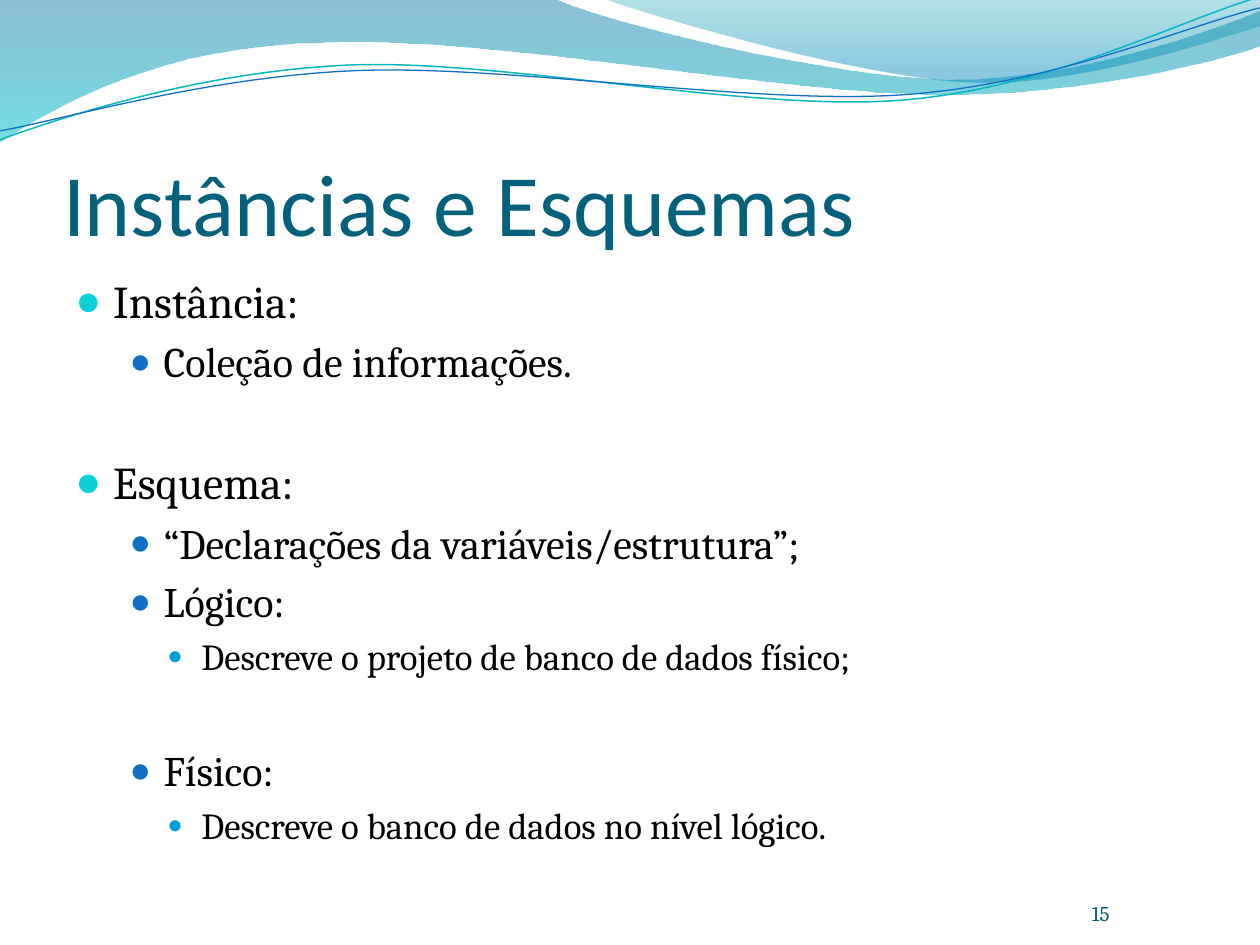
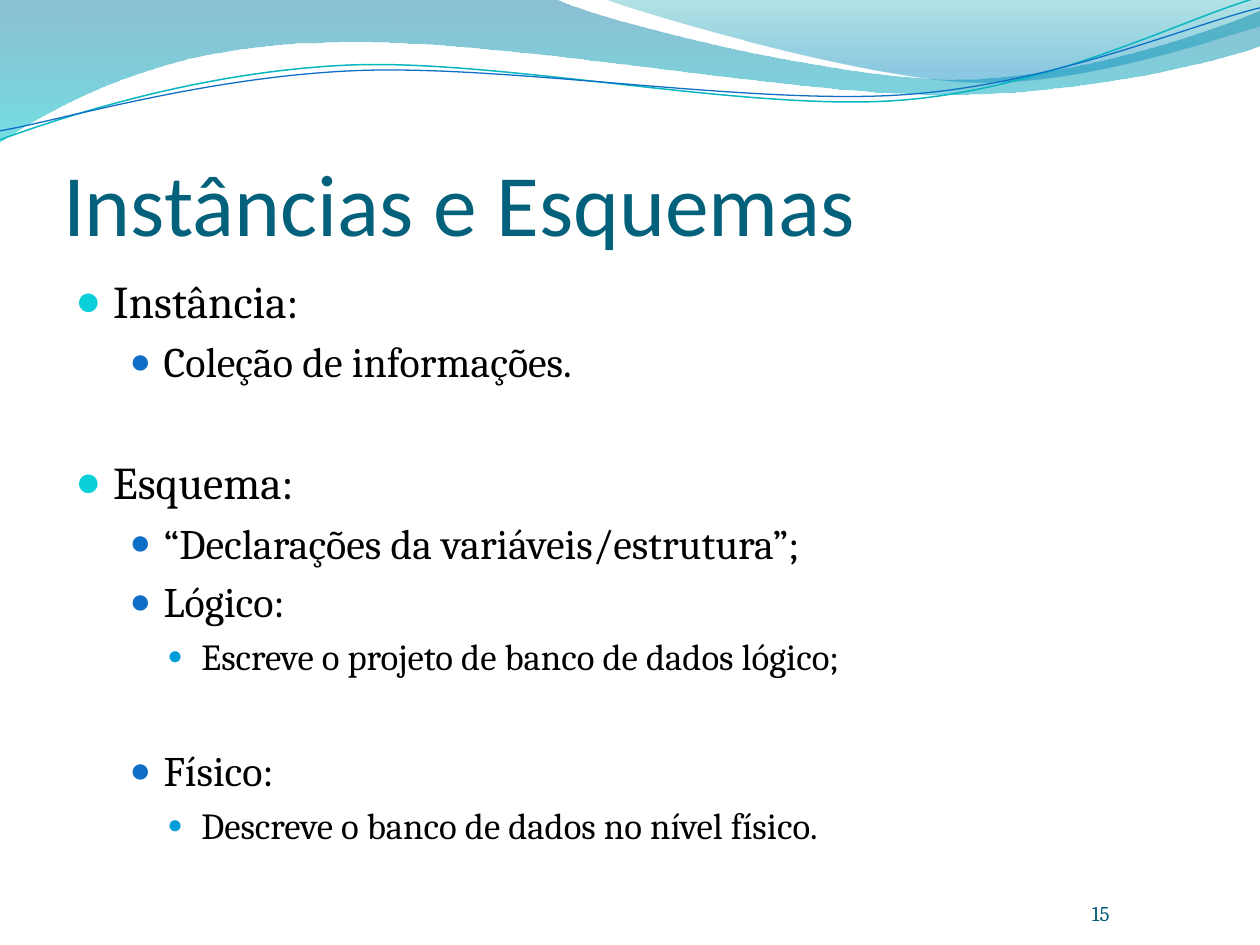
Before and after one commit to leonardopordeus/BD, a slide deck: slide 15 of Aula01.pptx. Drawn at 1260x945 pixels with LibreOffice and Linux fonts; fonts in the diff are those of the drawing; background and template pictures are left out. Boxes give left, top, right and bottom in pixels: in the first picture for what was removed or moved away, otherwise in the second. Text is boxed around its words. In the diff, an @@ line names an element or a change of style, - is before the commit and + after.

```diff
--- a/Aula01.pptx
+++ b/Aula01.pptx
@@ text at box(201, 644, 839, 678): text changed @@
-    ● Descreve o projeto de banco de dados físico;
+    ● Escreve o projeto de banco de dados lógico;
@@ text at box(201, 813, 818, 840): text changed @@
-    ● Descreve o banco de dados no nível lógico.
+    ● Descreve o banco de dados no nível físico.
```
Also in this commit, not shown: 6 other slides changed, 1 slide added, 2 other files.
